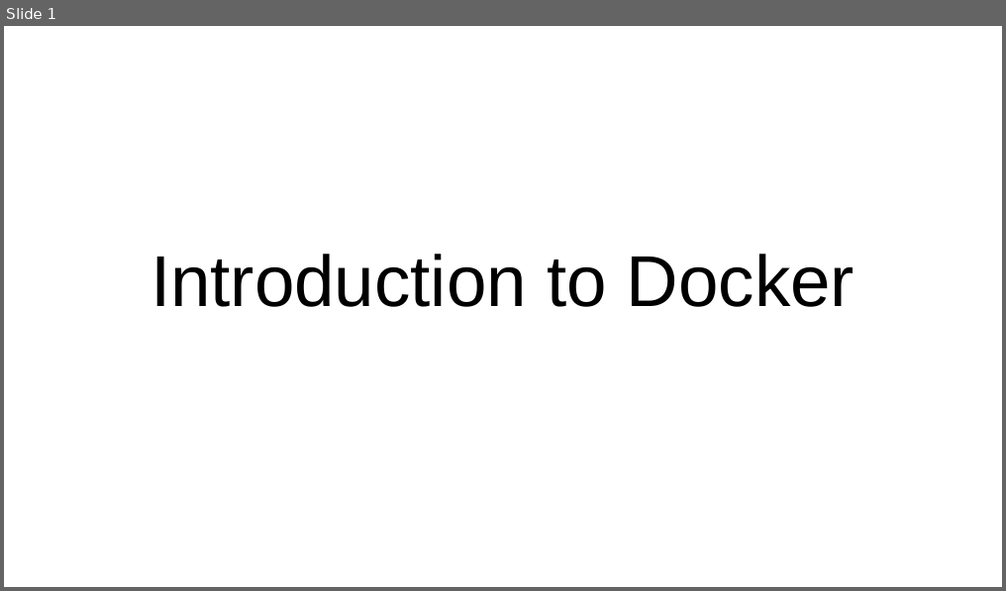
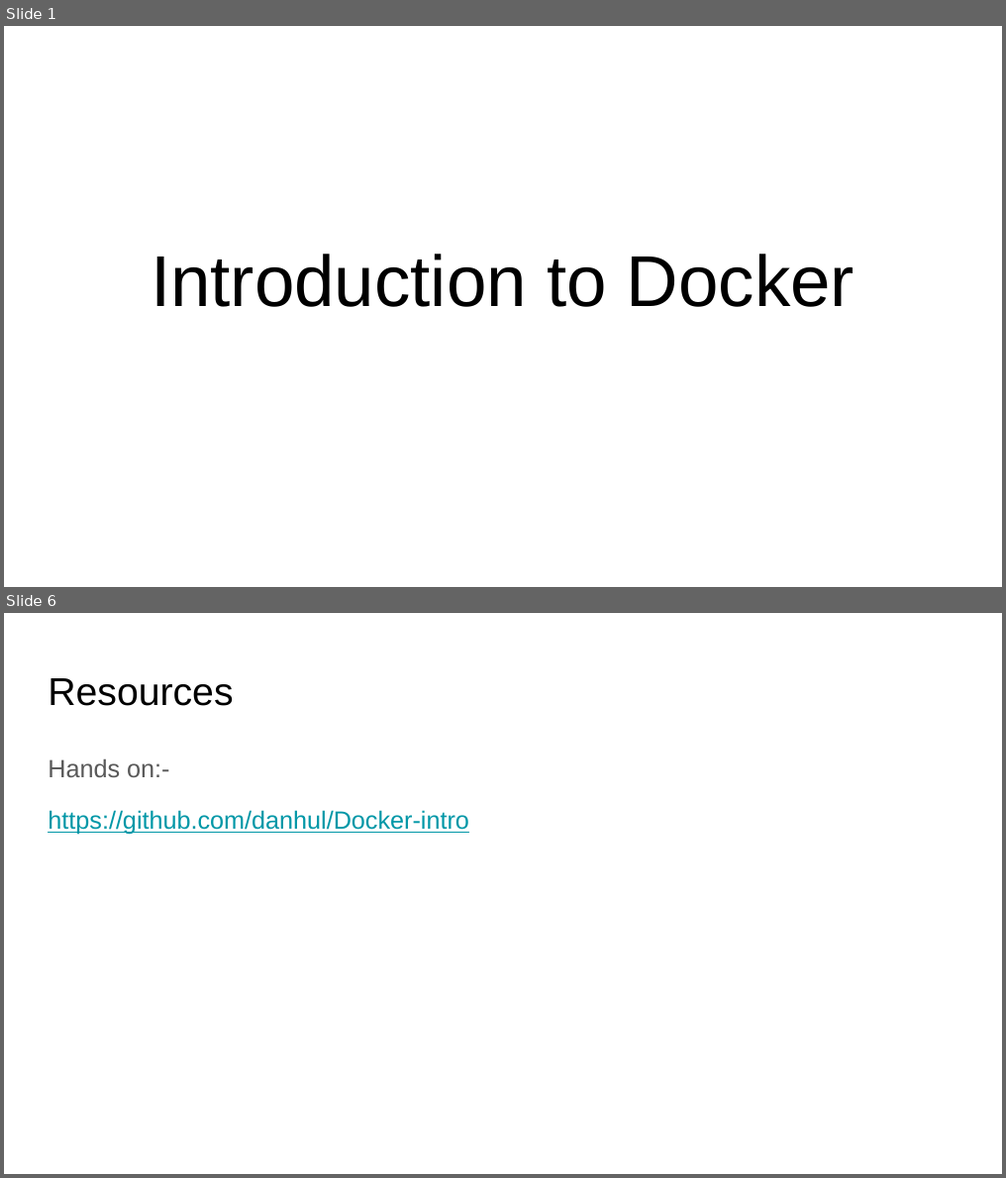
Before and after one commit to danhul/Docker-intro, a slide deck: Introduction to Docker.odp. Shown one above the other, each under a label of ours: slide 1 before the commit, slides 1 and 6 after it; the slides between them are not shown. The pictures are 1006x591 and 1006x1178 pixels, drawn with LibreOffice and Linux fonts; fonts in the diff are those of the drawing. Boxes give left, top, right and bottom in pixels: in the first picture for what was removed or moved away, otherwise in the second. Text is boxed around its words. In the diff, an @@ line names an element or a change of style, - is before the commit and + after.

```diff
--- a/Introduction to Docker.odp
+++ b/Introduction to Docker.odp
@@ slide 6 added at [4, 613, 1002, 1174], background #FFFFFF @@
@@ title added at [48, 678, 233, 706], 28 pt, text #000000 @@
+Resources
@@ text added at [48, 759, 468, 835], 18 pt, text #0097A7, underline @@
+Hands on:-
+https://github.com/danhul/Docker-intro
```
Also in this commit, not shown: 3 slides changed, 1 other slide added.
